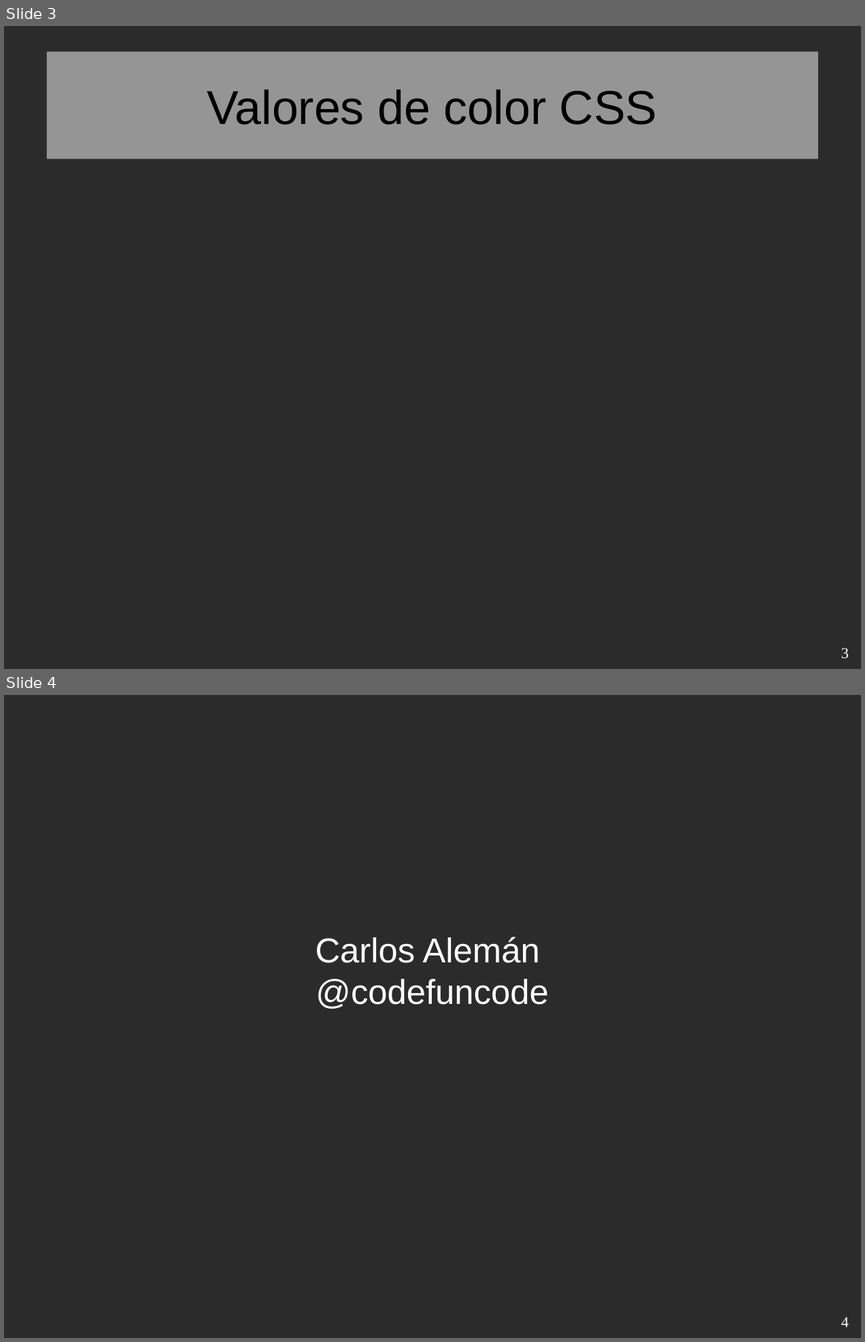
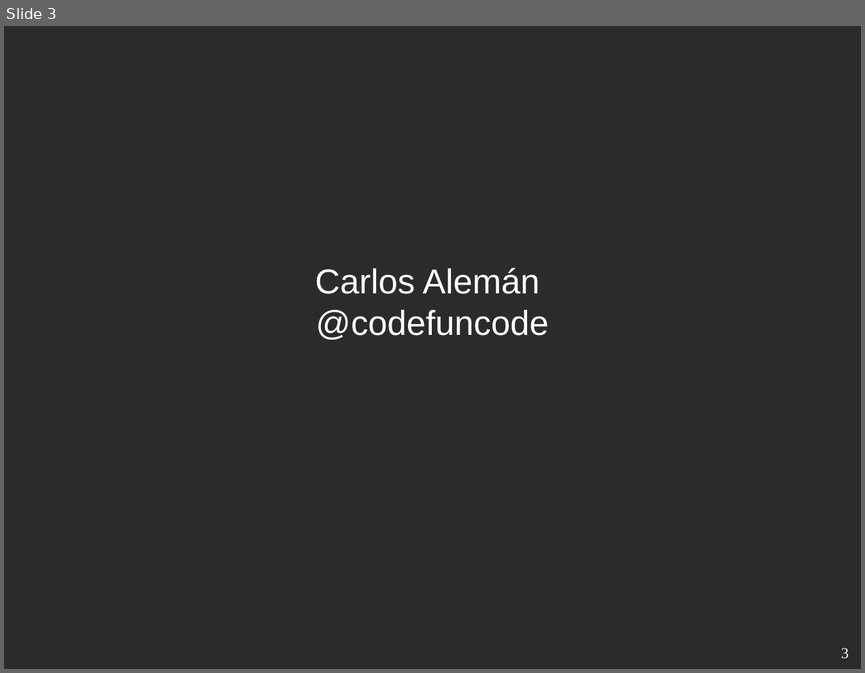
Before and after one commit to codefuncode/Curso_de_CSS, a slide deck: 01-Tutorial-CSS/006-Colores-CSS/006-Colores-CSS.odp. Shown one above the other, each under a label of ours: slides 3 and 4 before the commit, slide 3 after it. The pictures are 865x1342 and 865x673 pixels, drawn with LibreOffice and Linux fonts; fonts in the diff are those of the drawing; background and template pictures are left out; a plain dark background stands for a picture behind light text. Boxes give left, top, right and bottom in pixels: in the first picture for what was removed or moved away, otherwise in the second. Text is boxed around its words. In the diff, an @@ line names an element or a change of style, - is before the commit and + after.

```diff
--- a/01-Tutorial-CSS/006-Colores-CSS/006-Colores-CSS.odp
+++ b/01-Tutorial-CSS/006-Colores-CSS/006-Colores-CSS.odp
@@ slide 3 removed at (4,26,861,669), background picture (left out) @@
@@ title removed at (47,52,818,159) @@
-Valores de color CSS
@@ page number removed at (841,648,849,658) @@
-3
@@ what was slide 4 is now slide 3 @@
@@ page number at (841,648,849,658): text changed @@
-4
+3
```
Also in this commit, not shown: 2 other files.
